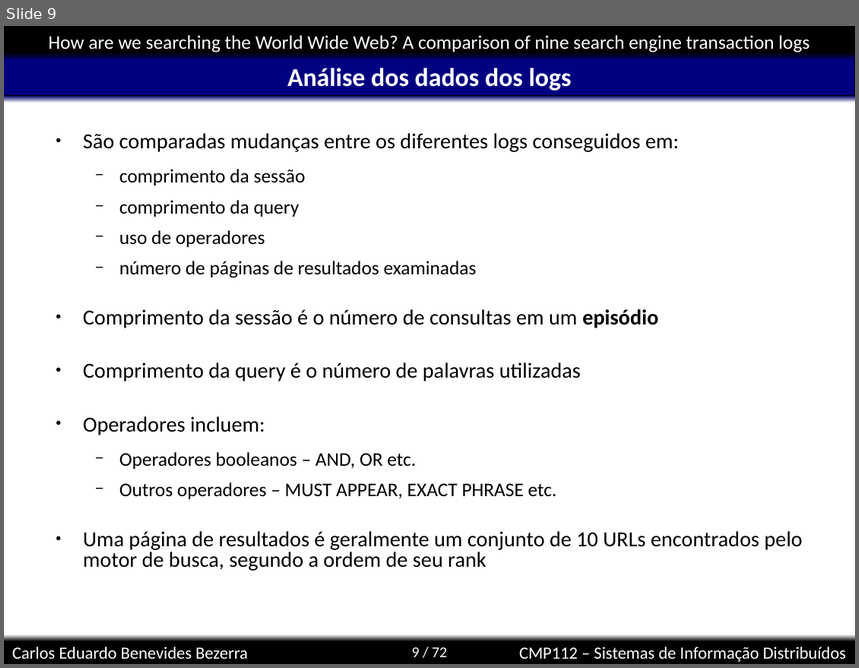
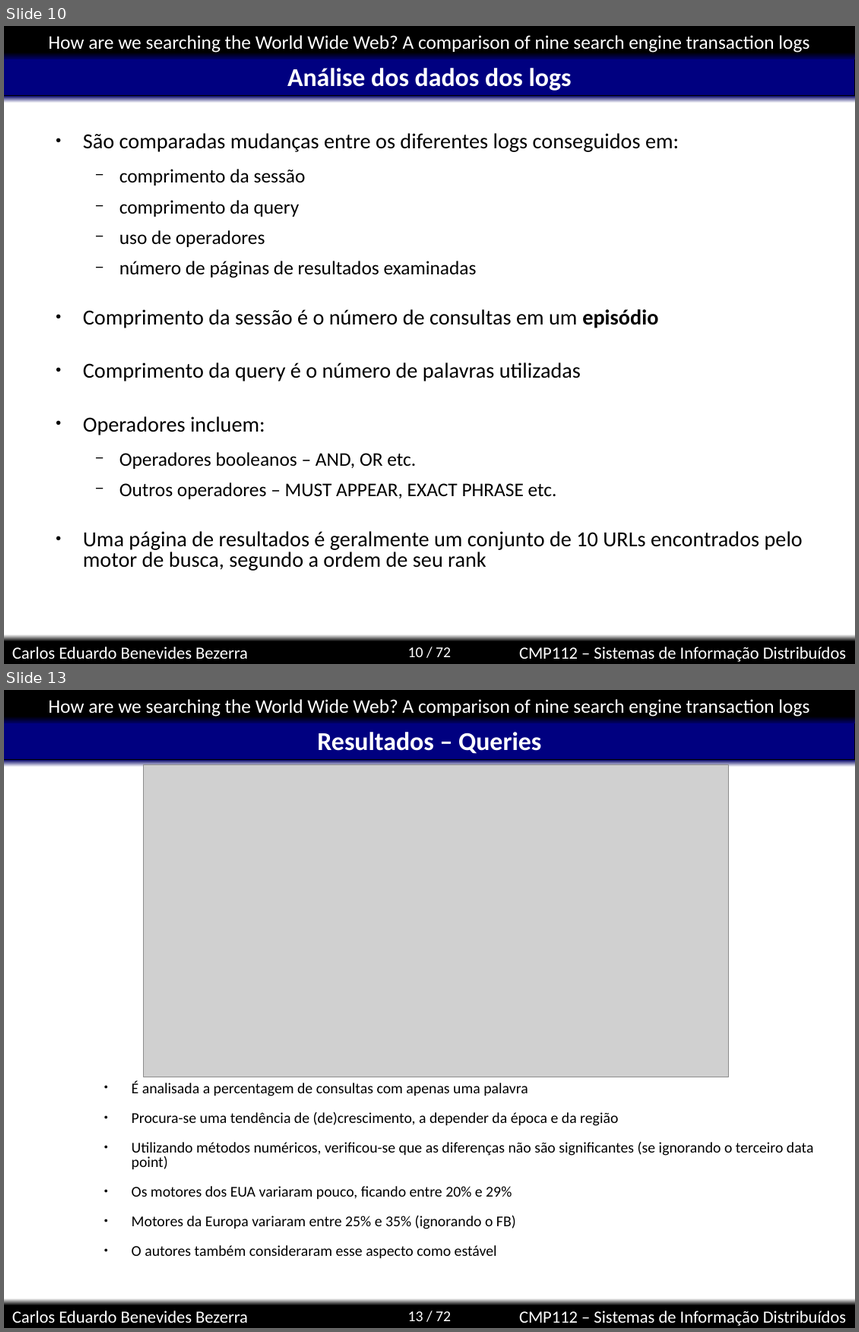
Before and after one commit to kdubezerra/kdubezerra, a slide deck: disciplinas/cmp112/artigohow.ppt. Shown one above the other, each under a label of ours: slide 9 before the commit, slides 10 and 13 after it; the slides between them are not shown. The pictures are 859x668 and 859x1332 pixels, drawn with LibreOffice and Linux fonts; fonts in the diff are those of the drawing; grey boxes stand for pictures; background and template pictures are left out. Boxes give left, top, right and bottom in pixels: in the first picture for what was removed or moved away, otherwise in the second. Text is boxed around its words. In the diff, an @@ line names an element or a change of style, - is before the commit and + after.

```diff
--- a/disciplinas/cmp112/artigohow.ppt
+++ b/disciplinas/cmp112/artigohow.ppt
@@ slide 13 added at [4, 690, 855, 1328], background #FFFFFF; not listed: 8 template elements that a slide beside it also shows @@
@@ title added at [317, 732, 541, 754], 24 pt, text #FFFFFF, bold @@
+Resultados – Queries
@@ picture added at [144, 765, 729, 1077] @@
@@ text added at [132, 1081, 814, 1259], 14 pt, text #000000 @@
+● É analisada a percentagem de consultas com apenas uma palavra
+● Procura-se uma tendência de (de)crescimento, a depender da época e da região
+● Utilizando métodos numéricos, verificou-se que as diferenças não são significantes (se ignorando o terceiro data point)
+● Os motores dos EUA variaram pouco, ficando entre 20% e 29%
+● Motores da Europa variaram entre 25% e 35% (ignorando o FB)
+● O autores também consideraram esse aspecto como estável
@@ what was slide 9 is now slide 10 @@
@@ page number at [408, 648, 451, 658]: text changed @@
-9 / 72
+10 / 72
```
Also in this commit, not shown: 3 other slides added, 1 slide removed.
